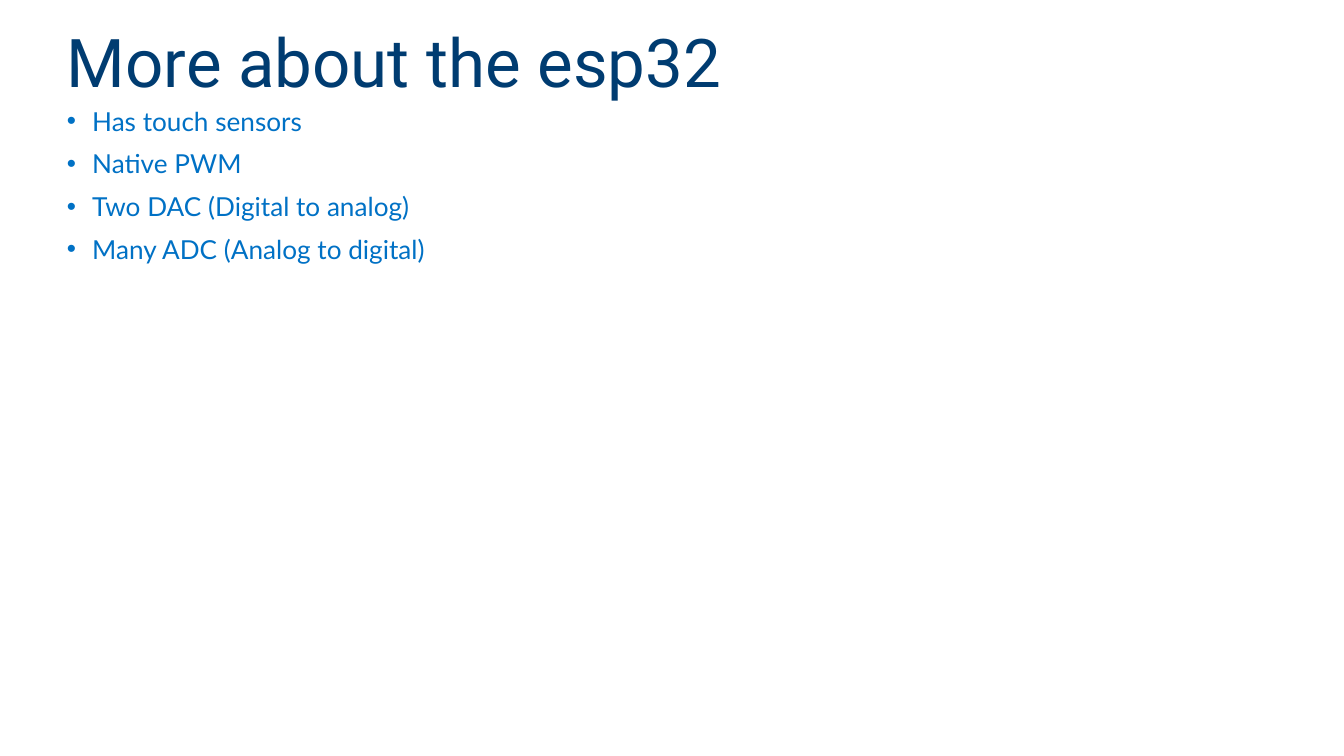
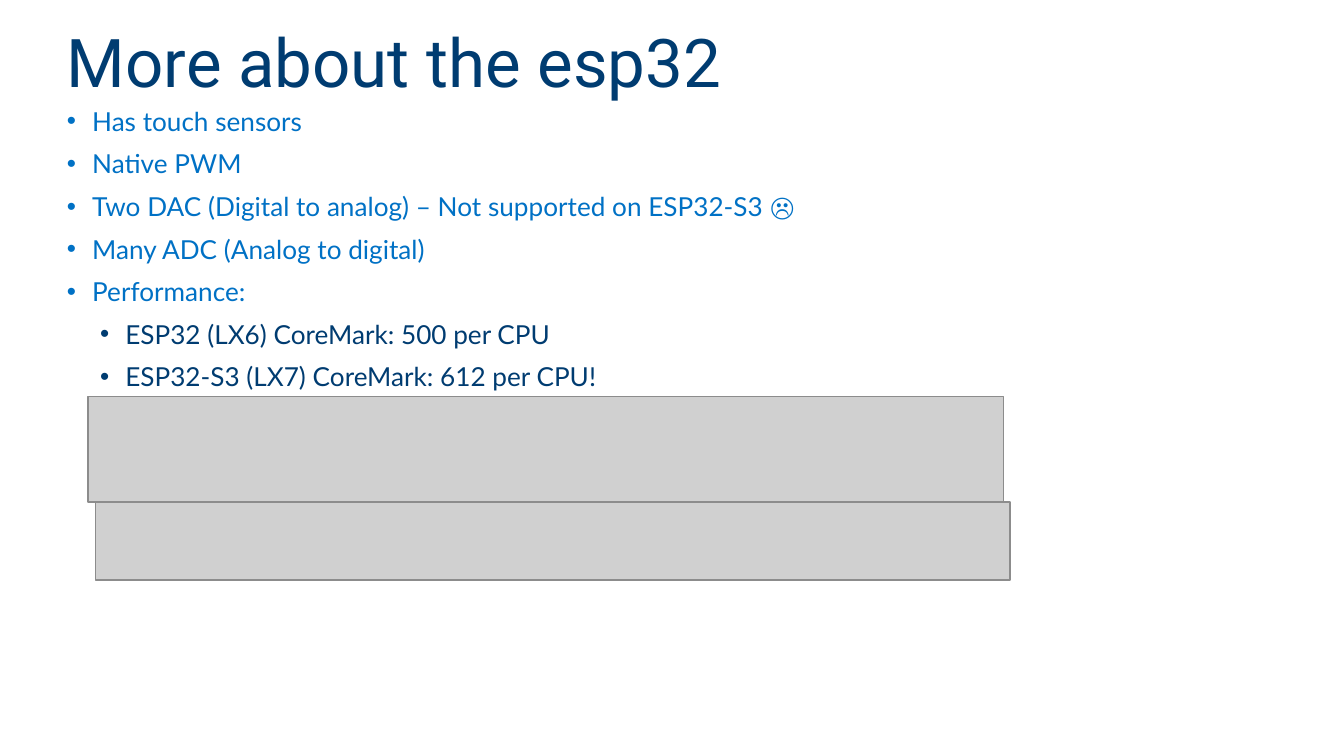
Before and after one commit to giltal/Makers-course-2024, a slide deck: slide 10 of Collaterals/IntelMakersCourse - class 3.pptx. Drawn at 1344x756 pixels with LibreOffice and Linux fonts; fonts in the diff are those of the drawing; grey boxes stand for pictures; background and template pictures are left out. Boxes give left, top, right and bottom in pixels: in the first picture for what was removed or moved away, otherwise in the second. Text is boxed around its words. In the diff, an @@ line names an element or a change of style, - is before the commit and + after.

Commit message:
Code examples + new slides

```diff
--- a/Collaterals/IntelMakersCourse - class 3.pptx
+++ b/Collaterals/IntelMakersCourse - class 3.pptx
@@ text at box(92, 196, 762, 221): text changed @@
-• Two DAC (Digital to analog)
+• Two DAC (Digital to analog) – Not supported on ESP32-S3 ☹
@@ text at box(92, 282, 596, 391): paragraphs added @@
+• Performance:
+  • ESP32 (LX6) CoreMark: 500 per CPU
+  • ESP32-S3 (LX7) CoreMark: 612 per CPU!
@@ picture added at box(89, 396, 1004, 501) @@
@@ picture added at box(95, 503, 1009, 581) @@
```
Also in this commit, not shown: 14 other files.
